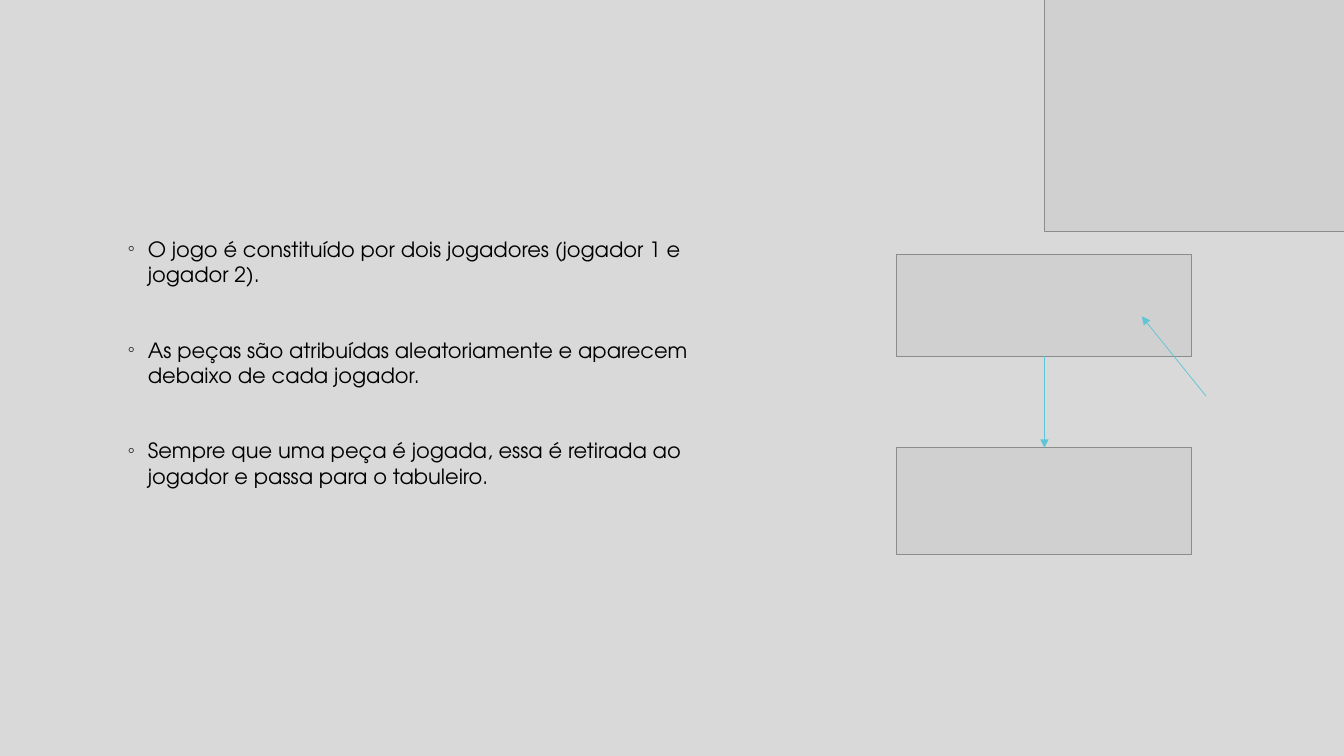
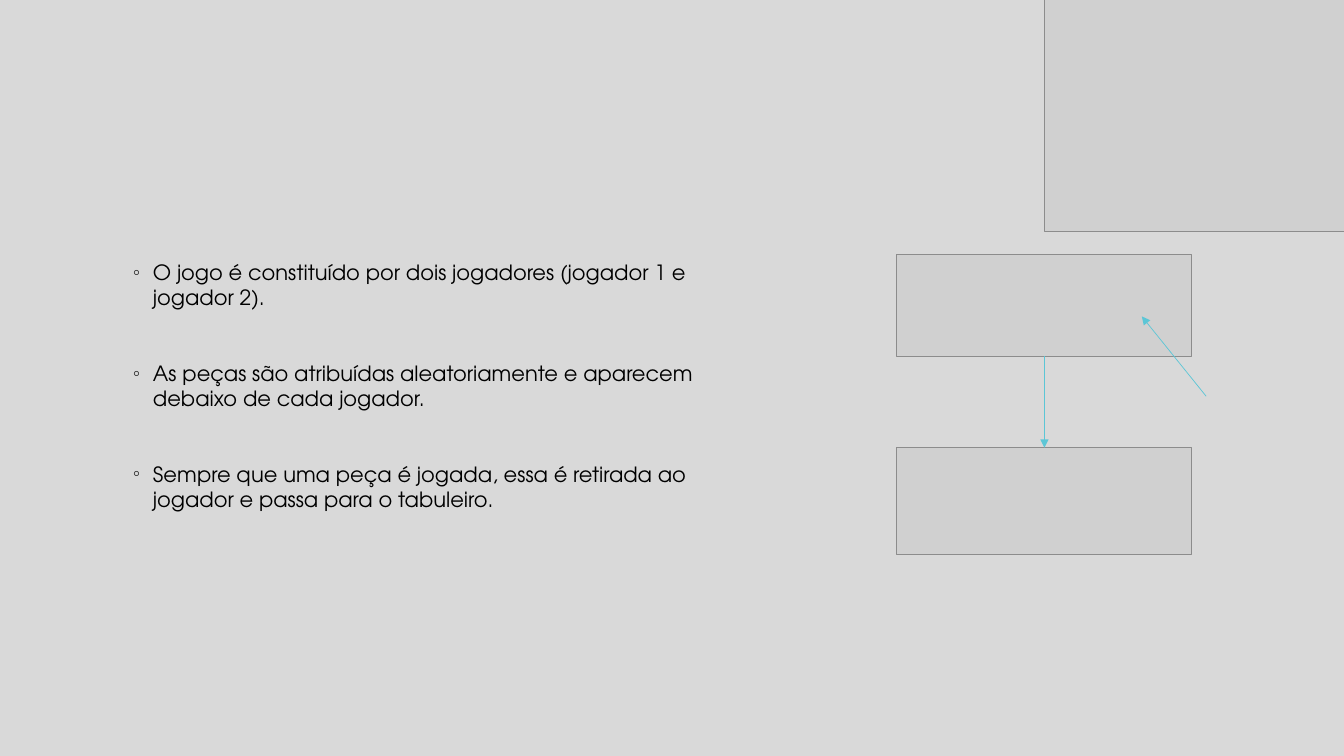
Before and after one commit to neves1997/projlab, a slide deck: slide 8 of 4inrow/src/pkg4inrow/Protótipo da Interface e Interação .pptm. Drawn at 1344x756 pixels with LibreOffice and Linux fonts; fonts in the diff are those of the drawing; grey boxes stand for pictures. Boxes give left, top, right and bottom in pixels: in the first picture for what was removed or moved away, otherwise in the second. Text is boxed around its words. In the diff, an @@ line names an element or a change of style, - is before the commit and + after.

```diff
--- a/4inrow/src/pkg4inrow/Protótipo da Interface e Interação .pptm
+++ b/4inrow/src/pkg4inrow/Protótipo da Interface e Interação .pptm
@@ text "O jogo é constituído por ..." moved from (x1=148, y1=241, x2=687, y2=489) to (x1=153, y1=264, x2=692, y2=512) @@
```
Also in this commit, not shown: 1 other slide changed.
